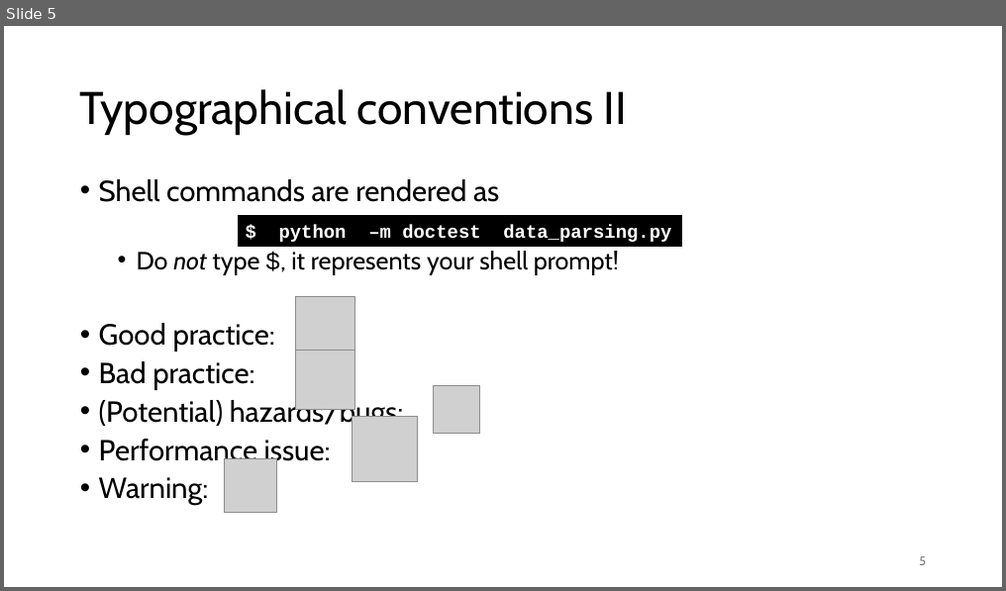
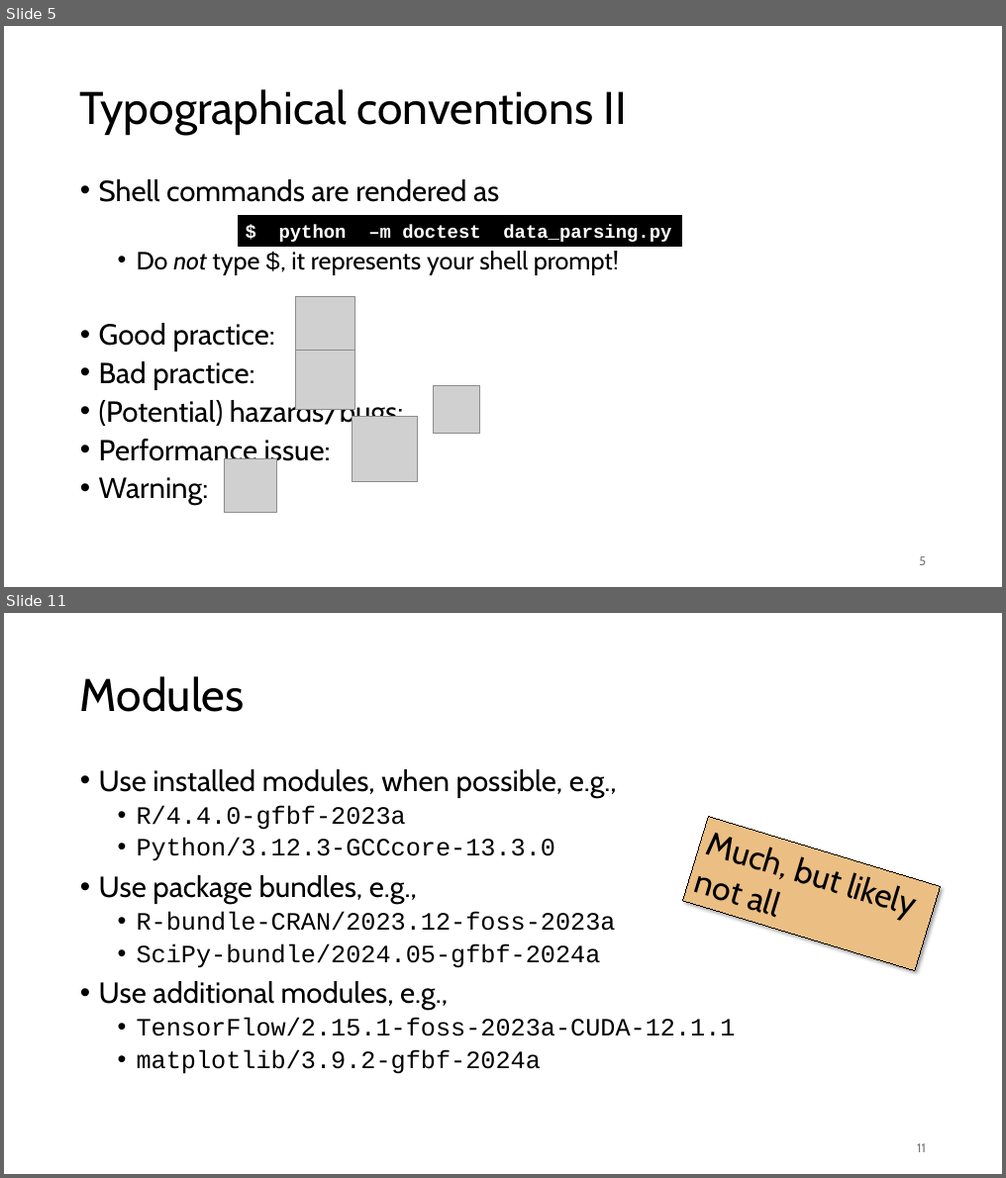
Before and after one commit to gjbex/Best-practices-for-data-science-on-HPC, a slide deck: best_practices_for_data_science_on_hpc.pptx. Shown one above the other, each under a label of ours: slide 5 before the commit, slides 5 and 11 after it; the slides between them are not shown. The pictures are 1006x591 and 1006x1178 pixels, drawn with LibreOffice and Linux fonts; fonts in the diff are those of the drawing; grey boxes stand for pictures. Boxes give left, top, right and bottom in pixels: in the first picture for what was removed or moved away, otherwise in the second. Text is boxed around its words. In the diff, an @@ line names an element or a change of style, - is before the commit and + after.

Commit message:
Add slides on modules

```diff
--- a/best_practices_for_data_science_on_hpc.pptx
+++ b/best_practices_for_data_science_on_hpc.pptx
@@ slide 11 added at bbox=[4, 613, 1002, 1174], background #FFFFFF @@
@@ title added at bbox=[80, 676, 245, 712], 44 pt, text #000000 @@
+Modules
@@ text added at bbox=[99, 769, 736, 1074], 24 pt, text #000000 @@
+• Use installed modules, when possible, e.g.,
+  • R/4.4.0-gfbf-2023a
+  • Python/3.12.3-GCCcore-13.3.0
+• Use package bundles, e.g.,
+  • R-bundle-CRAN/2023.12-foss-2023a
+  • SciPy-bundle/2024.05-gfbf-2024a
+• Use additional modules, e.g.,
+  • TensorFlow/2.15.1-foss-2023a-CUDA-12.1.1
+  • matplotlib/3.9.2-gfbf-2024a
@@ rectangle added at bbox=[683, 816, 941, 971], fill #EBBE83, outline #000000 0.75 pt, 32 pt, text #000000 @@
+Much, but likely
+not all
@@ page number added at bbox=[917, 1144, 926, 1153], 12 pt, text #797979 @@
+11
```
Also in this commit, not shown: 1 slide changed, 7 other slides added, 1 slide removed.
